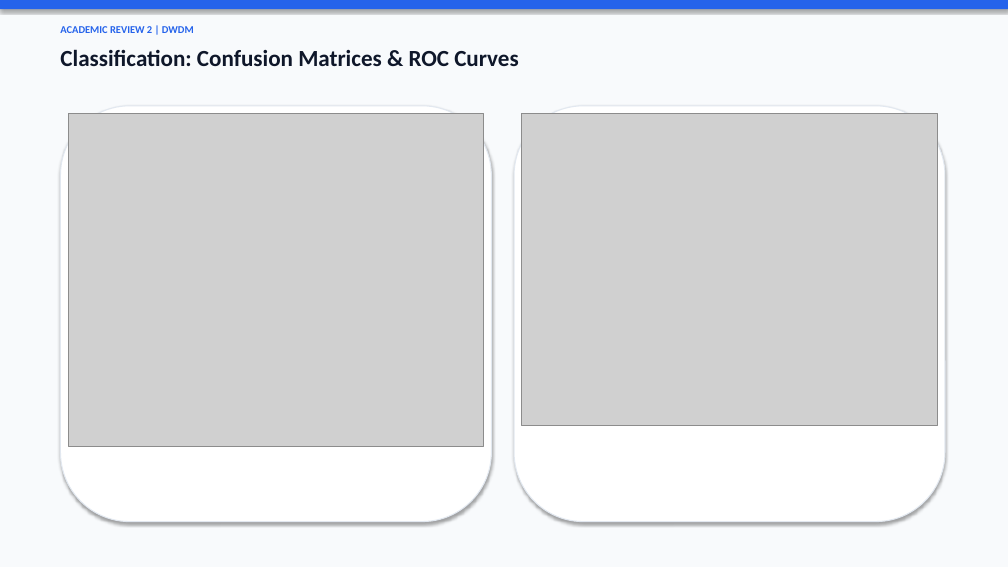
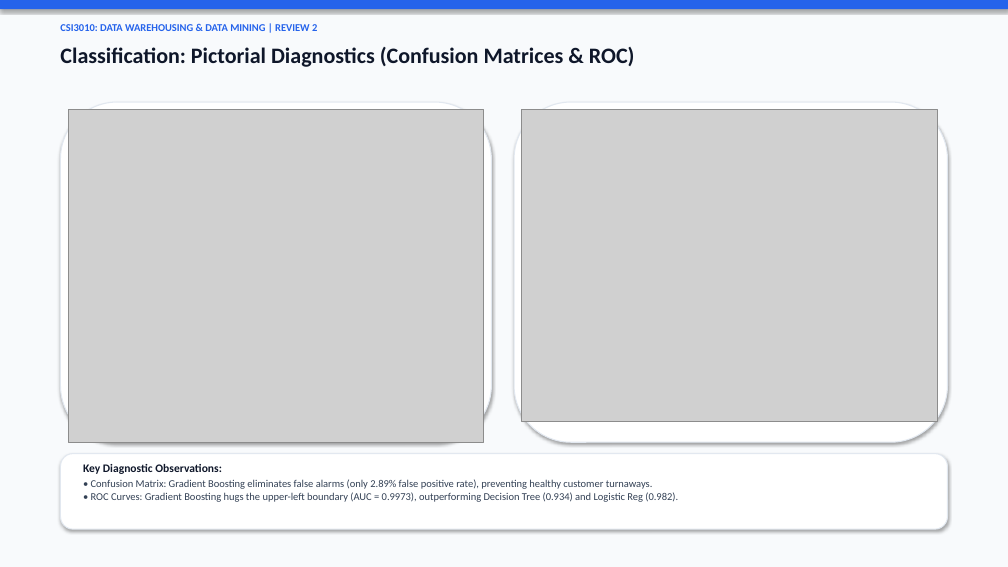
Before and after one commit to MahaprabhuK/Byte_Brigades_Loan_Default, a slide deck: slide 4 of Review2_ByteBrigades_LoanDefault.pptx. Drawn at 1008x567 pixels with LibreOffice and Linux fonts; fonts in the diff are those of the drawing; grey boxes stand for pictures. Boxes give left, top, right and bottom in pixels: in the first picture for what was removed or moved away, otherwise in the second. Text is boxed around its words. In the diff, an @@ line names an element or a change of style, - is before the commit and + after.

Commit message:
docs(presentation): update Review 2 PPT with concise slides, code blocks, pictorial association rules & teammate details

```diff
--- a/Review2_ByteBrigades_LoanDefault.pptx
+++ b/Review2_ByteBrigades_LoanDefault.pptx
@@ text at (60,24,317,31): text changed @@
-ACADEMIC REVIEW 2 | DWDM
+CSI3010: DATA WAREHOUSING & DATA MINING | REVIEW 2
@@ text at (60,47,635,67): text changed; size 22 to 21 pt @@
-Classification: Confusion Matrices & ROC Curves
+Classification: Pictorial Diagnostics (Confusion Matrices & ROC)
@@ rounded rectangle: place and size @@
-rounded rectangle at (60,106,492,522)
+rounded rectangle at (60,102,492,442)
@@ picture: place and size @@
-picture at (68,113,484,446)
+picture at (68,110,484,442)
@@ rounded rectangle: place and size @@
-rounded rectangle at (514,106,945,522)
+rounded rectangle at (514,102,948,442)
@@ picture: place and size @@
-picture at (522,113,938,425)
+picture at (522,110,938,421)
@@ rounded rectangle added at (60,454,948,529), fill #FFFFFF, outline #E2E8F0 1 pt @@
@@ text added at (83,464,678,502), 10 pt, text #334155 @@
+Key Diagnostic Observations:
+• Confusion Matrix: Gradient Boosting eliminates false alarms (only 2.89% false positive rate), preventing healthy customer turnaways.
+• ROC Curves: Gradient Boosting hugs the upper-left boundary (AUC = 0.9973), outperforming Decision Tree (0.934) and Logistic Reg (0.982).
```
Also in this commit, not shown: 7 other slides changed, 2 slides added, 2 slides removed, 2 other files.
